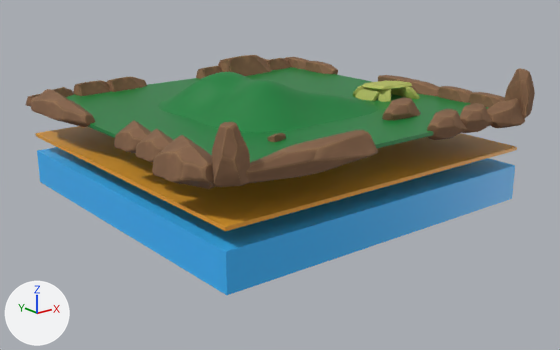
Two versions of the glTF model glbfs/farside.gltf, one commit apart.
One viewpoint serves both versions: a 50 mm camera at (-26.9, -34.7, 13.7) aimed at (0.0, -1.0, 0.2). Arrows for +X, +Y and +Z are at lower left; the lights stay in place. Where no turn or scale is listed for an object, it has been applied to the vertices.

Objects in the first picture: 'Cave__0', 'Cube', 'Cube.001', 'Cube.002', 'Landscape', 'defaultMaterial', 'defaultMaterial.001', 'defaultMaterial.003', 'defaultMaterial.009', 'defaultMaterial.014', 'defaultMaterial.016', 'defaultMaterial.018'.
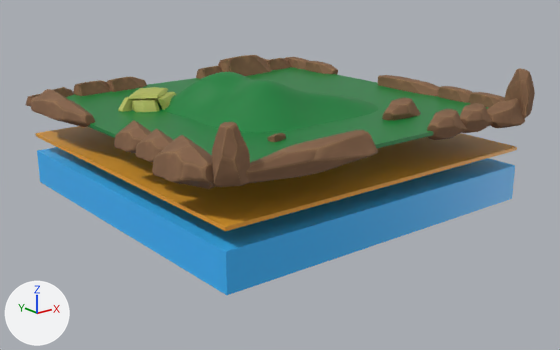
The edits, one by one:
Object 'Cave__0' (ob_cave__0) moves from (50.26, -194.0, -169.2) to (38.61, -185.4, -169.2).
Object 'Cave__0' (ob_cave__0) turns from (-64, 6.8, 122) to (-64, 6.8, -8.3) degrees about x, y and z.

Boxes [x1, y1, x2, y2] around the edits, measured in the pictures (560 x 350 px):
'Cave__0', moved, turned: before [353, 81, 420, 102]; after [118, 87, 176, 112]
